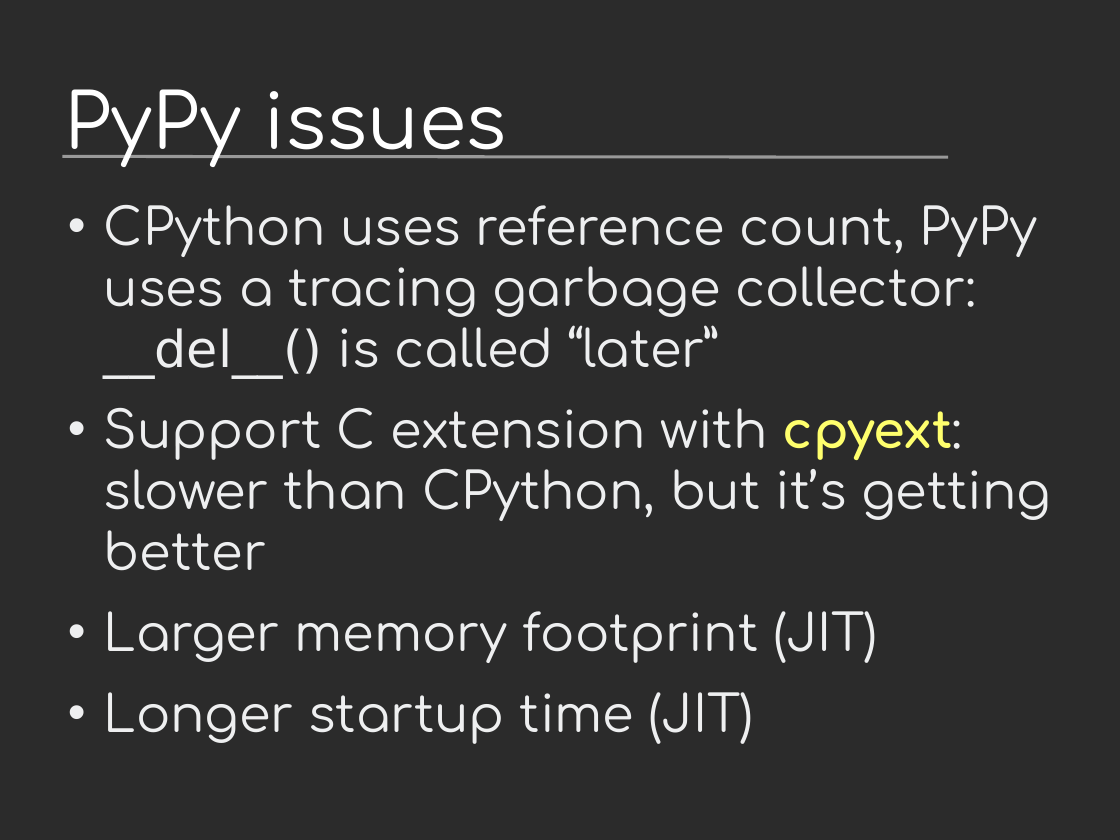
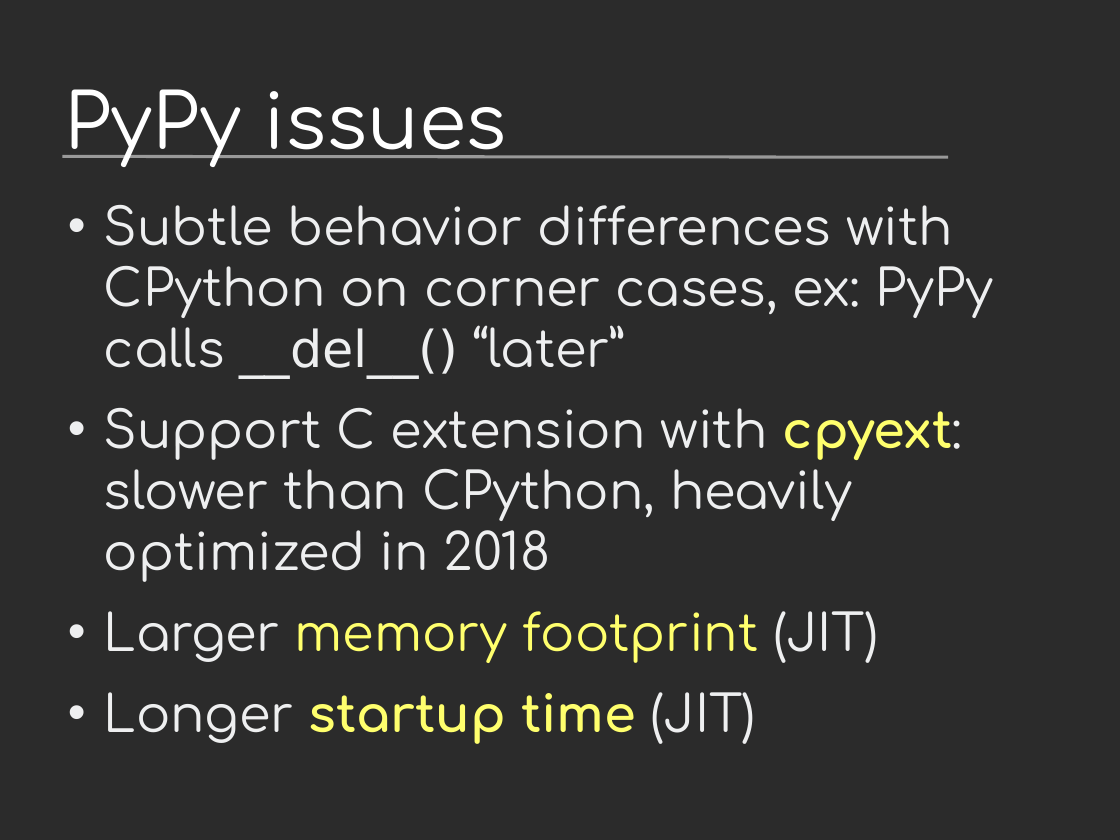
Before and after one commit to vstinner/talks, a slide deck: slide 14 of 2019-EuroPython/python_performance.odp. Drawn at 1120x840 pixels with LibreOffice and Linux fonts; fonts in the diff are those of the drawing; background and template pictures are left out; a plain dark background stands for a picture behind light text. Boxes give left, top, right and bottom in pixels: in the first picture for what was removed or moved away, otherwise in the second. Text is boxed around its words. In the diff, an @@ line names an element or a change of style, - is before the commit and + after.

```diff
--- a/2019-EuroPython/python_performance.odp
+++ b/2019-EuroPython/python_performance.odp
@@ text at box(104, 205, 993, 582): text changed @@
-• CPython uses reference count, PyPy uses a tracing garbage collector: __del__() is called “later”
-• Support C extension with cpyext: slower than CPython, but it’s getting better
+• Subtle behavior differences with CPython on corner cases, ex: PyPy calls __del__() “later”
+• Support C extension with cpyext: slower than CPython, heavily optimized in 2018
@@ text at box(104, 611, 879, 732): text colour #EEEFF0 to #FFFF6D in "memory footprint", "startup time"; bold on in "startup time" @@
```
Also in this commit, not shown: 19 other slides changed, 4 slides added, 2 slides removed.
